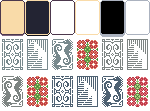
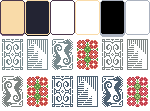
Layers edited between the first and the second 150 x 111 image:
painted on "black_decor4" over 28, 40, 46, 68
painted on "Copy of Paint Layer 2" (1st of 6, in "decor4") over 28, 40, 46, 68
painted on "Copy of Paint Layer 2" (5th of 6, in "decor4") over 28, 40, 46, 68
painted on "dark_decor3" over 28, 40, 46, 68
painted on "decor3" over 28, 40, 46, 68
painted on "black_decor2" over 28, 40, 46, 68
showed "decor2", moved it above "dark_decor2", painted on it over 28, 40, 46, 68
painted on "Copy of decor2" over 28, 40, 46, 68
painted on "dark_decor1" over 28, 40, 46, 68
painted on "black_empty" over 28, 40, 46, 68
painted on "black" over 28, 40, 46, 68
